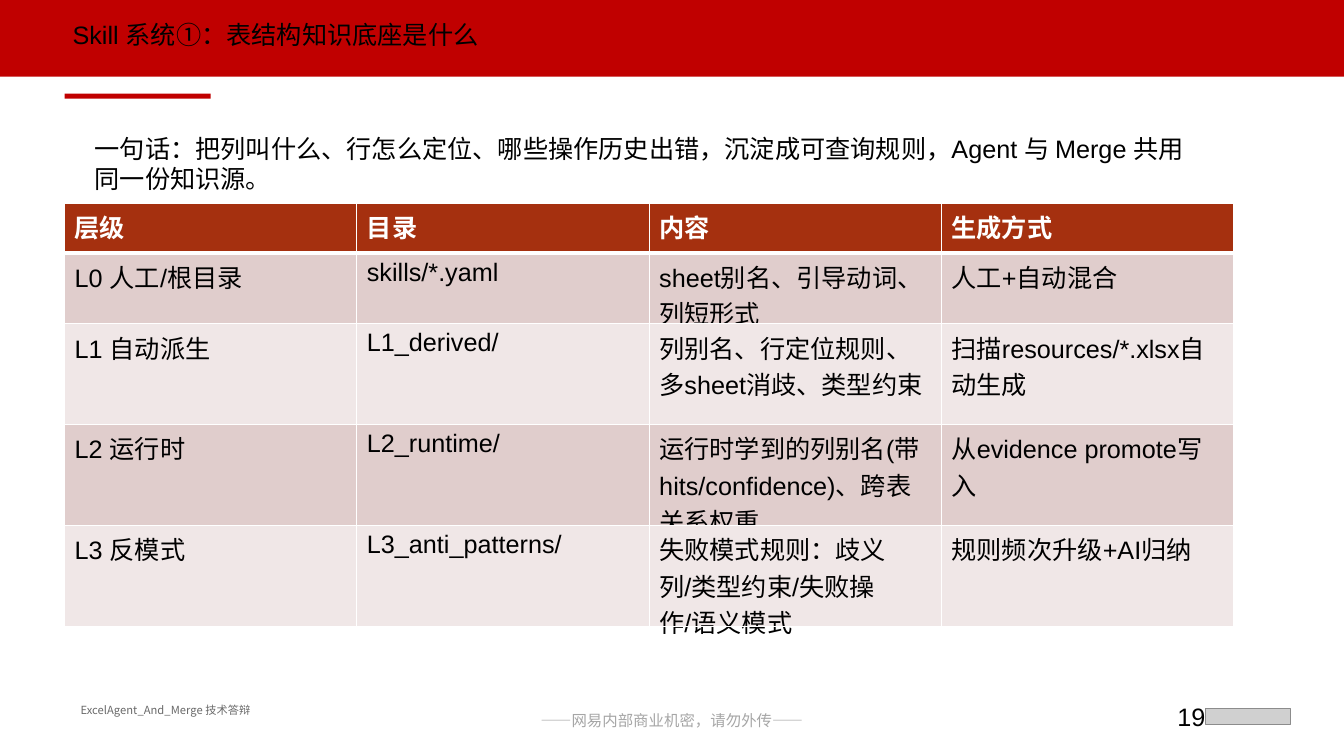
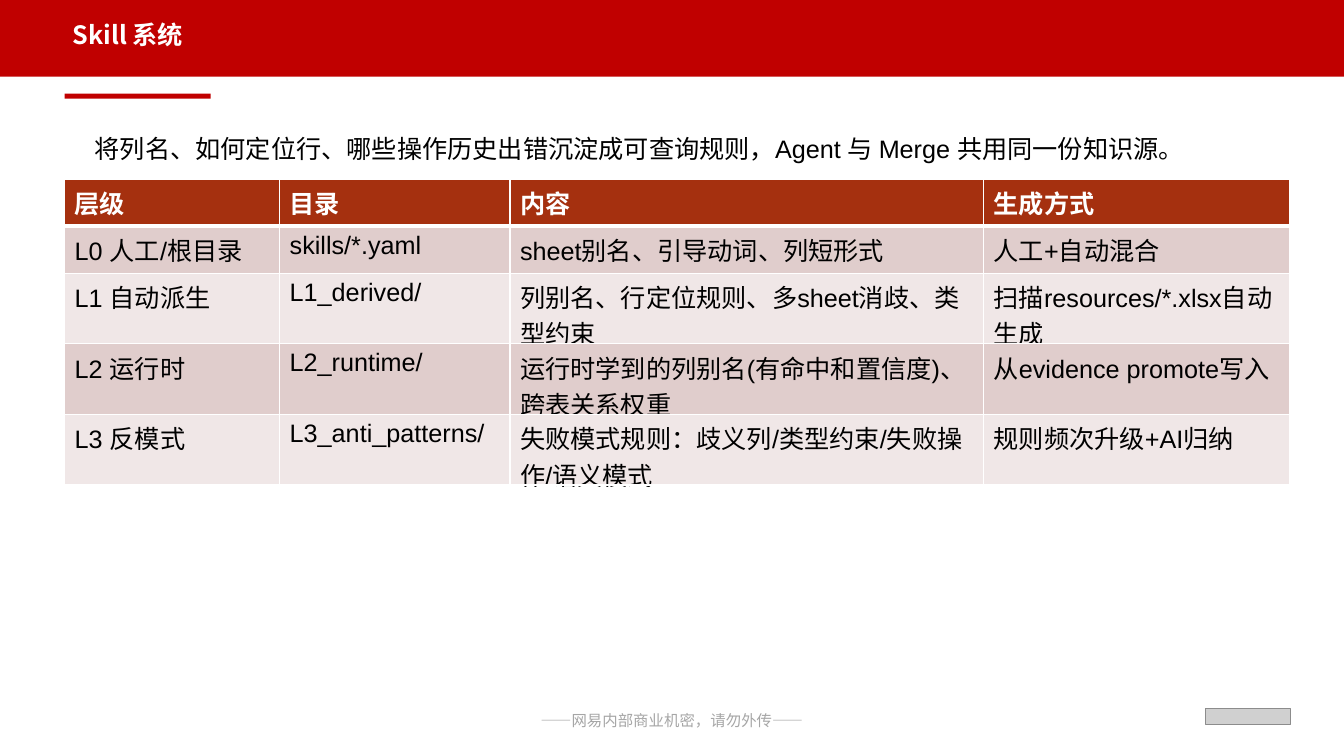
Before and after one commit to Rainwind57/ExcelAgent_And_Merge, a slide deck: slide 19 of 网易互娱通用PPT模板（含保密）_ExcelAgent答辩优化版.pptx (slide 20 before the commit). Drawn at 1344x756 pixels with LibreOffice and Linux fonts; fonts in the diff are those of the drawing; grey boxes stand for pictures. Boxes give left, top, right and bottom in pixels: in the first picture for what was removed or moved away, otherwise in the second. Text is boxed around its words. In the diff, an @@ line names an element or a change of style, - is before the commit and + after.

```diff
--- a/网易互娱通用PPT模板（含保密）_ExcelAgent答辩优化版.pptx
+++ b/网易互娱通用PPT模板（含保密）_ExcelAgent答辩优化版.pptx
@@ text at [73,22,183,46]: text changed; font Arial to Noto Sans CJK SC; text colour #000000 to #FFFFFF; bold on @@
-Skill 系统①：表结构知识底座是什么
+Skill 系统
@@ text at [95,136,1184,164]: text changed @@
-一句话：把列叫什么、行怎么定位、哪些操作历史出错，沉淀成可查询规则，Agent 与 Merge 共用同一份知识源。
+将列名、如何定位行、哪些操作历史出错沉淀成可查询规则，Agent 与 Merge 共用同一份知识源。
@@ table at [65,179,1291,491] @@
-row 4, column 3: 运行时学到的列别名(带hits/confidence)、跨表关系权重
+row 4, column 3: 运行时学到的列别名(有命中和置信度)、跨表关系权重
@@ table: place and size @@
-table at [65,204,1234,638]
+table at [65,179,1291,491]
@@ text removed at [81,704,250,717] @@
-ExcelAgent_And_Merge 技术答辩
@@ text removed at [1177,708,1205,727] @@
-19
```
Also in this commit, not shown: 26 other slides changed, 2 slides added, 59 slides removed, 31 other files.
